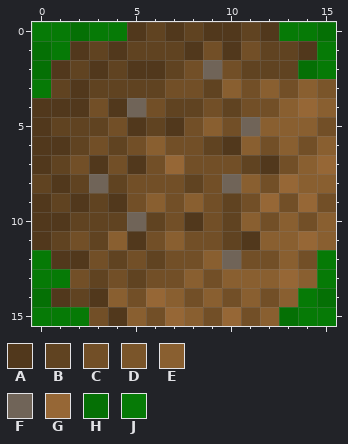
Edited in one commit: pixel-art sprite (res/dirtTile.png). Above is the file before it was changed.
The file is 16x16 pixels. Colours within 5 levels of each other are drawn and written as one.
Palette (. is transparent): A #51381c  B #604321  C #724f27  D #7a552a  E #895f30  F #706458  G #966736  H #057005  J #067a06
Pixels before, first column x 0:
 0 JJHJJABABAABAJJH
 1 HJABABBBACACBBAJ
 2 HABABAABCFCBBBHJ
 3 JBABBBBCCBECECED
 4 AAACAFCBBCBCCEGE
 5 ABBBCABACECFEEEC
 6 AABCBCECCBAECECE
 7 ABCACACGCCCBACEG
 8 BABFBCCCBCFECGEE
 9 ABABACECECBCGCGC
10 AABBBFBCACBECECE
11 ABCBEACECCBAEEGE
12 JAACBCBCCEFCCECJ
13 JJCBCBCCECEEEGEJ
14 HABAECGECECECEJH
15 JJJCAECGECGCEHJJ
After:
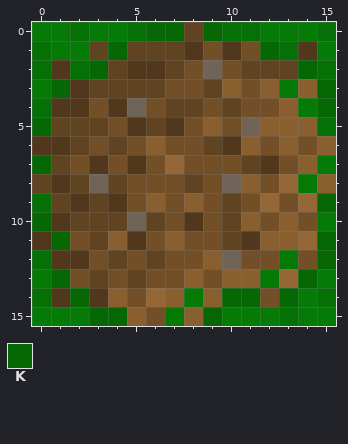
Colours new in this view: K #056805
What changed:
Changed rows in their new state; - is an unchanged pixel.
first column x 0:
 0 -----HKK-KHHJ---
 1 --J-K-------KH--
 2 --HK----------KH
 3 -K-----------J-K
 4 H-------------JK
 5 K--------------H
 7 K--------------J
 8 --------------J-
 9 H--------------K
10 K--------------J
11 -K-------------K
12 H------------J-K
13 -K----------J-K-
14 --K-----J-KK-K--
15 ---KK--J-KJJJ---
Boxes around the changes in both pictures, in picture pixels (x1, y1, x2, y2):
changed: (32, 22, 336, 326)
